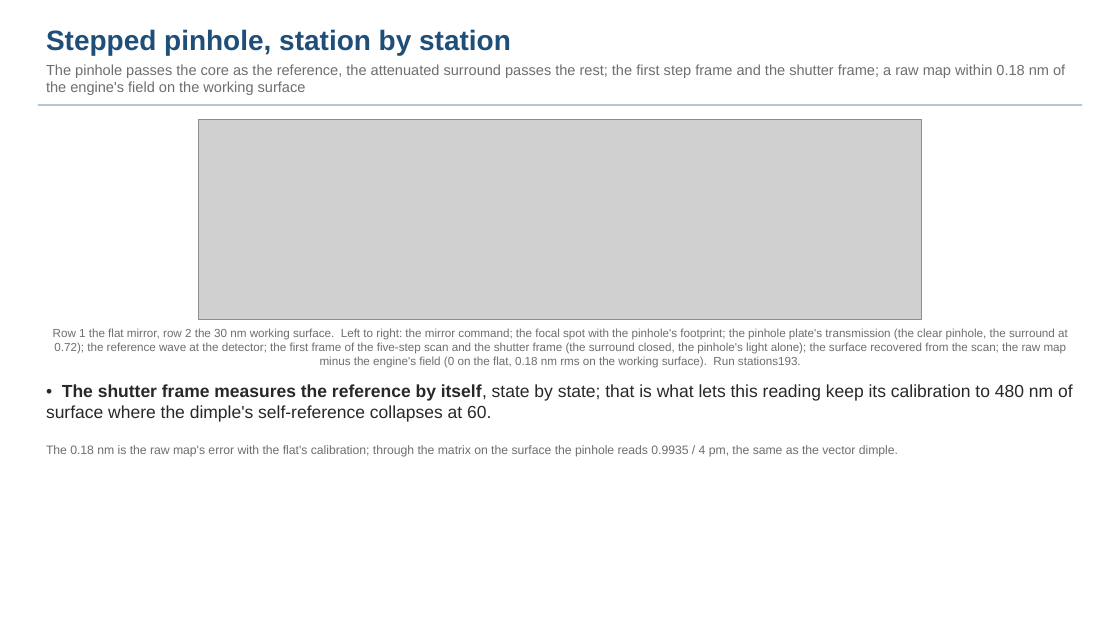
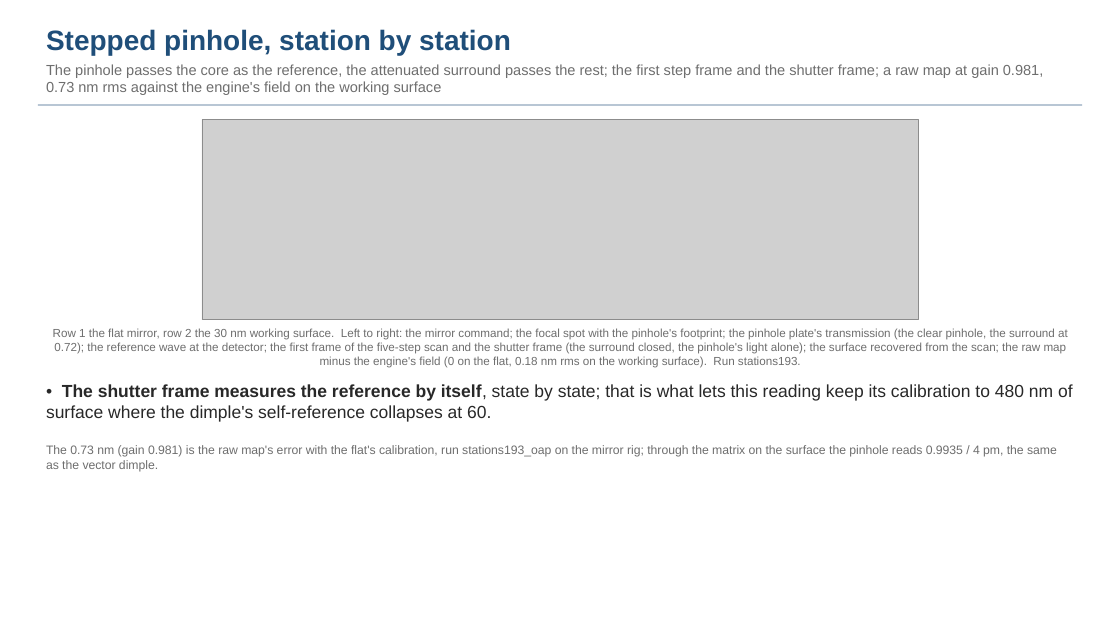
Before and after one commit to nasa-jpl/macos, a slide deck: slide 24 of demo_session/deck_gauges.pptx. Drawn at 1120x630 pixels with LibreOffice and Linux fonts; fonts in the diff are those of the drawing; grey boxes stand for pictures. Boxes give left, top, right and bottom in pixels: in the first picture for what was removed or moved away, otherwise in the second. Text is boxed around its words. In the diff, an @@ line names an element or a change of style, - is before the commit and + after.

```diff
--- a/demo_session/deck_gauges.pptx
+++ b/demo_session/deck_gauges.pptx
@@ text at (x1=46, y1=64, x2=1043, y2=95): text changed @@
-The pinhole passes the core as the reference, the attenuated surround passes the rest; the first step frame and the shutter frame; a raw map within 0.18 nm of the engine's field on the working surface
+The pinhole passes the core as the reference, the attenuated surround passes the rest; the first step frame and the shutter frame; a raw map at gain 0.981, 0.73 nm rms against the engine's field on the working surface
@@ picture resized from (x1=198, y1=119, x2=921, y2=320) to (x1=202, y1=119, x2=918, y2=320) @@
@@ text at (x1=46, y1=445, x2=1057, y2=472): text changed @@
-The 0.18 nm is the raw map's error with the flat's calibration; through the matrix on the surface the pinhole reads 0.9935 / 4 pm, the same as the vector dimple.
+The 0.73 nm (gain 0.981) is the raw map's error with the flat's calibration, run stations193_oap on the mirror rig; through the matrix on the surface the pinhole reads 0.9935 / 4 pm, the same as the vector dimple.
```
Also in this commit, not shown: 5 other slides changed, 14 other files.
